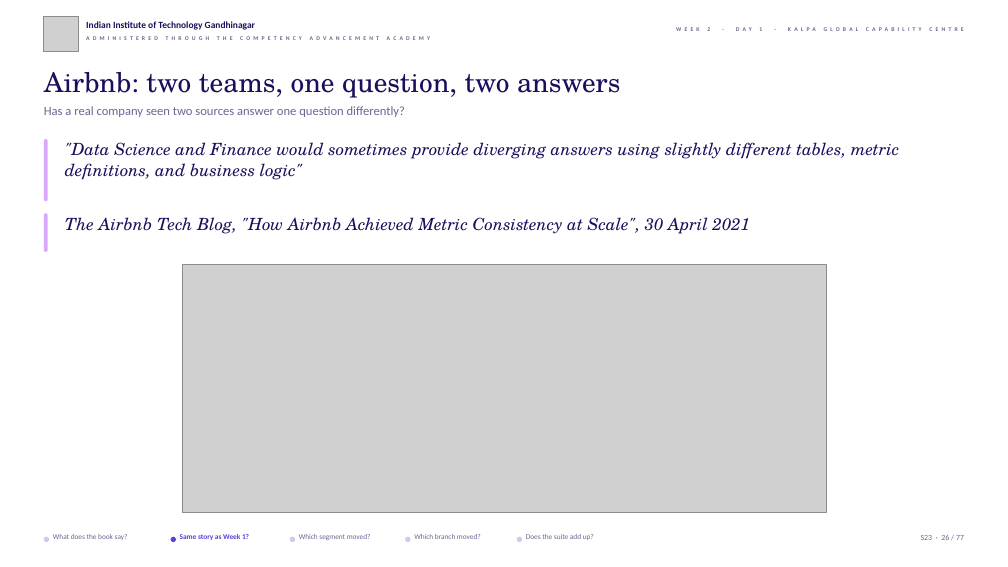
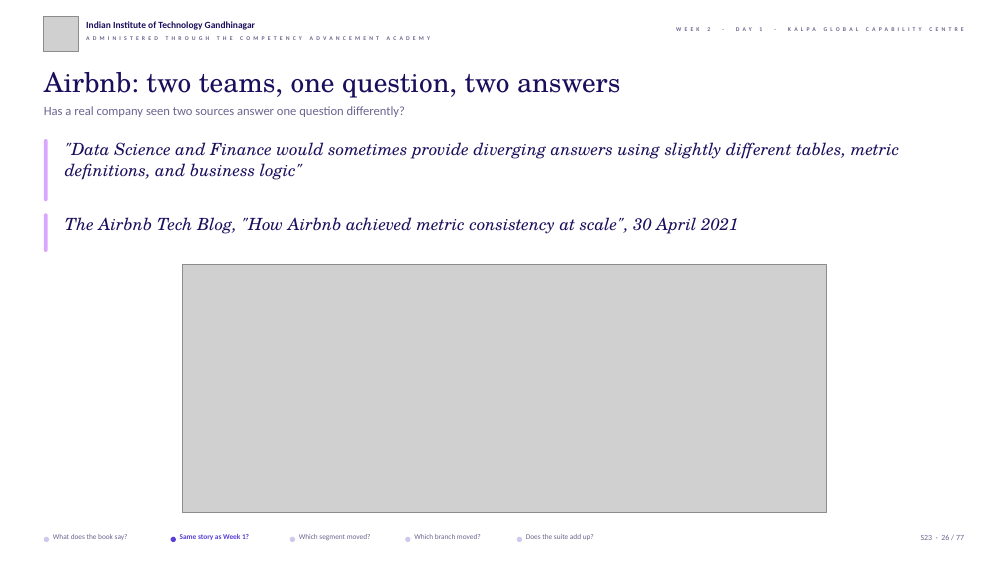
Before and after one commit to fde-academy-lab/c2-content-factory, a slide deck: slide 26 of content/W02/D1/slides/C2_W02_D01_half1_STUDENT.pptx. Drawn at 1008x567 pixels with LibreOffice and Linux fonts; fonts in the diff are those of the drawing; grey boxes stand for pictures; background and template pictures are left out. Boxes give left, top, right and bottom in pixels: in the first picture for what was removed or moved away, otherwise in the second. Text is boxed around its words. In the diff, an @@ line names an element or a change of style, - is before the commit and + after.

```diff
--- a/content/W02/D1/slides/C2_W02_D01_half1_STUDENT.pptx
+++ b/content/W02/D1/slides/C2_W02_D01_half1_STUDENT.pptx
@@ text at (x1=65, y1=217, x2=738, y2=234): text changed @@
-The Airbnb Tech Blog, "How Airbnb Achieved Metric Consistency at Scale", 30 April 2021
+The Airbnb Tech Blog, "How Airbnb achieved metric consistency at scale", 30 April 2021
```
Also in this commit, not shown: 2 other slides changed, 7 other files.
